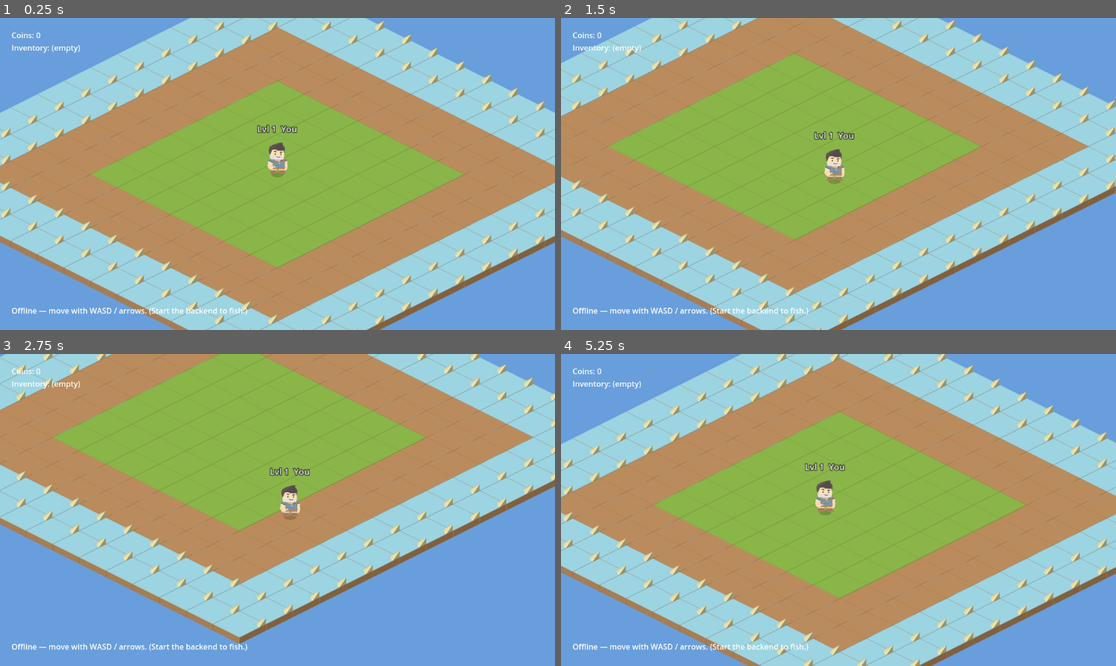
Above: before the commit, frames 1-4 (two rows, left to right).
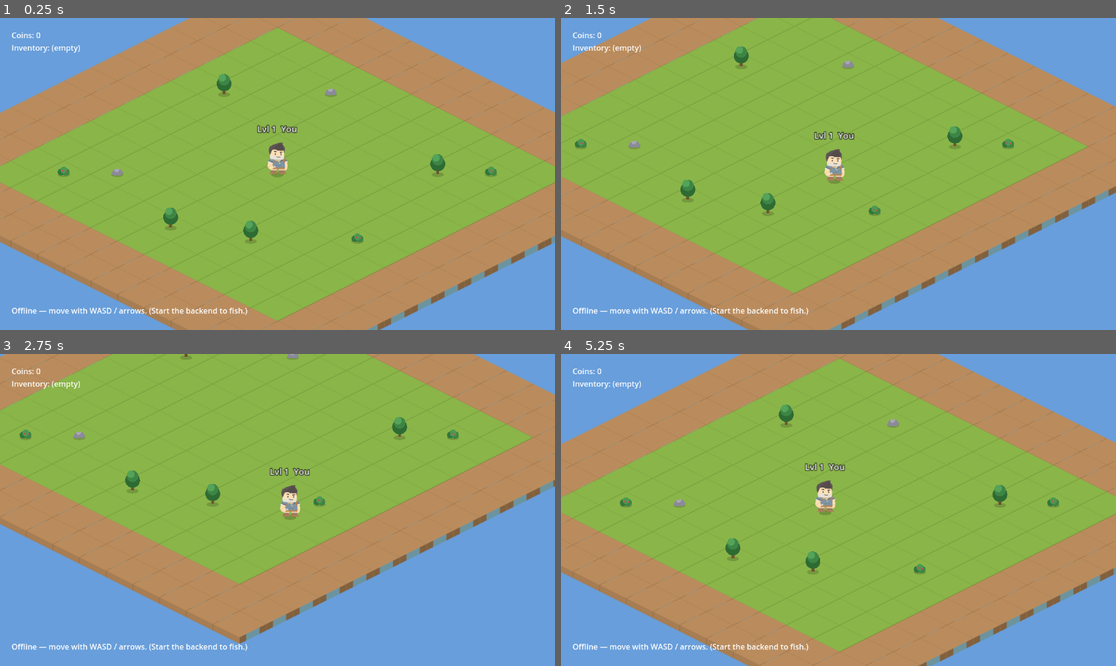
Above: after the commit, the same moments.

Repository: ClaudeDevs/SkyNomads
Game: Godot game, scene res://scenes/world.tscn
Two runs of this game, one before a commit and one after it. Both use one fixed random seed, a clock stepped at 60 frames per second and the inputs below.
Inputs:
- Up to frame 1 (0.25 s): no input
- Up to frame 2 (1.5 s): tap Enter at 0.5 s; hold D (move_right) 0.53-1.28 s; tap E (interact) at 0.6, 1.35 s; hold S (move_down) from 1.28 s (still down)
- Up to frame 3 (2.75 s): release S (move_down) at 2.03 s; hold D (move_right) from 2.03 s (still down); tap E (interact) at 2.1 s
- Up to frame 4 (5.25 s): release D (move_right) at 2.78 s; hold W (move_up) 2.78-3.53 s; tap E (interact) every 0.75 s from 2.85 to 5.1 s; hold A (move_left) 3.53-5.03 s; hold S (move_down) from 5.03 s (still down)

The runs differ from the first frame. In frame 1, 60% of the frame differs, in the area x 0-100%, y 0-100%; in frame 2, 57%; in frame 3, 48%; in frame 4, 60%.

Commit message:
Update iso_ground.gd

Diff:
--- a/client/scripts/systems/iso_ground.gd
+++ b/client/scripts/systems/iso_ground.gd
@@ -1,38 +1,32 @@
 extends Node2D
 class_name IsoGround
 
-## Draws a floating sky-island from Kenney "Isometric Landscape" tiles (CC0):
-## grass core, sandy beach band, water moat. Tiles are real textures; if they
-## fail to load it falls back to procedural diamonds so the build never blanks.
-##
-## Uses a FULL square grid with concentric (Chebyshev) rings so every ring is
-## contiguous — a Manhattan diamond leaves gaps in 1-thick outer rings.
-## Tiles render back-to-front so cube sides overlap, giving real iso depth.
+## Floating sky-island from Kenney "Isometric Landscape" tiles (CC0): grass core
+## with a sandy dirt-sided rim. Decorative props (trees/rocks/bushes) are drawn
+## in code on the grass so the island feels alive without extra assets.
+## Tiles render back-to-front for real isometric depth.
 
 @export var radius: int = 7
 @export var tile_scale: float = 0.6
 
-# Top-diamond geometry of the Kenney landscape tiles (~132x66 image, 2:1 top).
-const STEP_X := 66.0   # half tile-width  (x distance per grid step)
-const STEP_Y := 33.0   # half tile-height (y distance per grid step)
-const DIAMOND_CX := 66.0  # diamond centre within the source image (x)
-const DIAMOND_CY := 33.0  # diamond centre within the source image (y)
+const STEP_X := 66.0
+const STEP_Y := 33.0
+const DIAMOND_CX := 66.0
+const DIAMOND_CY := 33.0
 
 var _grass: Texture2D
 var _sand: Texture2D
-var _water: Texture2D
 
 
 func _ready() -> void:
 	_grass = _try_load("res://assets/sprites/tiles/grass.png")
 	_sand = _try_load("res://assets/sprites/tiles/sand.png")
-	_water = _try_load("res://assets/sprites/tiles/water.png")
 	queue_redraw()
 
 
 func _try_load(path: String) -> Texture2D:
 	if ResourceLoader.exists(path):
-		return load(path) as Texture2D  # `as` keeps the declared return type
+		return load(path) as Texture2D
 	return null
 
 
@@ -41,26 +35,20 @@
 	for gx in range(-radius, radius + 1):
 		for gy in range(-radius, radius + 1):
 			cells.append(Vector2i(gx, gy))
-	# Paint back-to-front (smaller gx+gy is further back / higher on screen).
 	cells.sort_custom(func(a, b): return (a.x + a.y) < (b.x + b.y))
 	for c in cells:
 		_draw_tile(c)
+	_draw_props()
 
 
 func _ring_texture(distance: int) -> Texture2D:
 	if distance >= radius - 1:
-		return _water
-	if distance >= radius - 3:
 		return _sand
 	return _grass
 
 
 func _draw_tile(cell: Vector2i) -> void:
-	var center := Vector2(
-		(cell.x - cell.y) * STEP_X * tile_scale,
-		(cell.x + cell.y) * STEP_Y * tile_scale
-	)
-	# Chebyshev distance -> concentric square rings (contiguous, no gaps).
+	var center := _cell_to_screen(cell)
 	var distance: int = max(abs(cell.x), abs(cell.y))
 	var tex := _ring_texture(distance)
 	if tex == null:
@@ -71,7 +59,62 @@
 	draw_texture_rect(tex, Rect2(top_left, size), false)
 
 
-## Procedural diamond used only if the textures didn't load.
+func _cell_to_screen(cell: Vector2i) -> Vector2:
+	return Vector2(
+		(cell.x - cell.y) * STEP_X * tile_scale,
+		(cell.x + cell.y) * STEP_Y * tile_scale
+	)
+
+
+# --- Decorative props (drawn back-to-front, on grass) ---
+
+func _draw_props() -> void:
+	var props := [
+		[Vector2i(-4, -2), "tree"], [Vector2i(3, -3), "tree"], [Vector2i(2, 3), "tree"],
+		[Vector2i(0, 4), "tree"], [Vector2i(-3, 3), "rock"], [Vector2i(-2, -4), "rock"],
+		[Vector2i(4, 1), "bush"], [Vector2i(4, -4), "bush"], [Vector2i(-4, 4), "bush"],
+	]
+	props.sort_custom(func(a, b): return (a[0].x + a[0].y) < (b[0].x + b[0].y))
+	for p in props:
+		var cell: Vector2i = p[0]
+		var base := _cell_to_screen(cell)
+		draw_colored_polygon(_ellipse(base + Vector2(0, 1), 9.0, 3.5), Color(0, 0, 0, 0.16))
+		match p[1]:
+			"tree":
+				_draw_tree(base)
+			"rock":
+				_draw_rock(base)
+			"bush":
+				_draw_bush(base)
+
+
+func _draw_tree(base: Vector2) -> void:
+	draw_rect(Rect2(base.x - 2, base.y - 13, 4, 13), Color(0.45, 0.31, 0.18))
+	draw_circle(base + Vector2(0, -15), 11.0, Color(0.18, 0.42, 0.20))
+	draw_circle(base + Vector2(0, -21), 8.5, Color(0.24, 0.52, 0.27))
+	draw_circle(base + Vector2(-2.5, -24), 5.5, Color(0.33, 0.64, 0.35))
+
+
+func _draw_rock(base: Vector2) -> void:
+	var pts := PackedVector2Array([
+		base + Vector2(-9, 0), base + Vector2(-5, -7), base + Vector2(4, -8),
+		base + Vector2(9, -2), base + Vector2(6, 2), base + Vector2(-6, 2),
+	])
+	draw_colored_polygon(pts, Color(0.54, 0.54, 0.60))
+	draw_colored_polygon(PackedVector2Array([
+		base + Vector2(-5, -7), base + Vector2(4, -8),
+		base + Vector2(1, -3), base + Vector2(-3, -3),
+	]), Color(0.66, 0.66, 0.71))
+
+
+func _draw_bush(base: Vector2) -> void:
+	draw_circle(base + Vector2(-4, -3), 5.0, Color(0.20, 0.46, 0.23))
+	draw_circle(base + Vector2(3, -3), 5.5, Color(0.24, 0.52, 0.27))
+	draw_circle(base + Vector2(0, -6), 5.0, Color(0.30, 0.60, 0.32))
+	draw_circle(base + Vector2(-2, -5), 1.2, Color(0.86, 0.27, 0.32))
+	draw_circle(base + Vector2(3, -4), 1.2, Color(0.86, 0.27, 0.32))
+
+
 func _draw_fallback(center: Vector2, distance: int) -> void:
 	var hw := STEP_X * tile_scale
 	var hh := STEP_Y * tile_scale
@@ -81,7 +124,13 @@
 	])
 	var color := Color(0.49, 0.74, 0.42)
 	if distance >= radius - 1:
-		color = Color(0.36, 0.62, 0.86)
-	elif distance >= radius - 3:
 		color = Color(0.88, 0.81, 0.58)
 	draw_colored_polygon(pts, color)
+
+
+func _ellipse(center: Vector2, rx: float, ry: float) -> PackedVector2Array:
+	var pts := PackedVector2Array()
+	for i in 16:
+		var a := TAU * i / 16.0
+		pts.append(center + Vector2(cos(a) * rx, sin(a) * ry))
+	return pts
